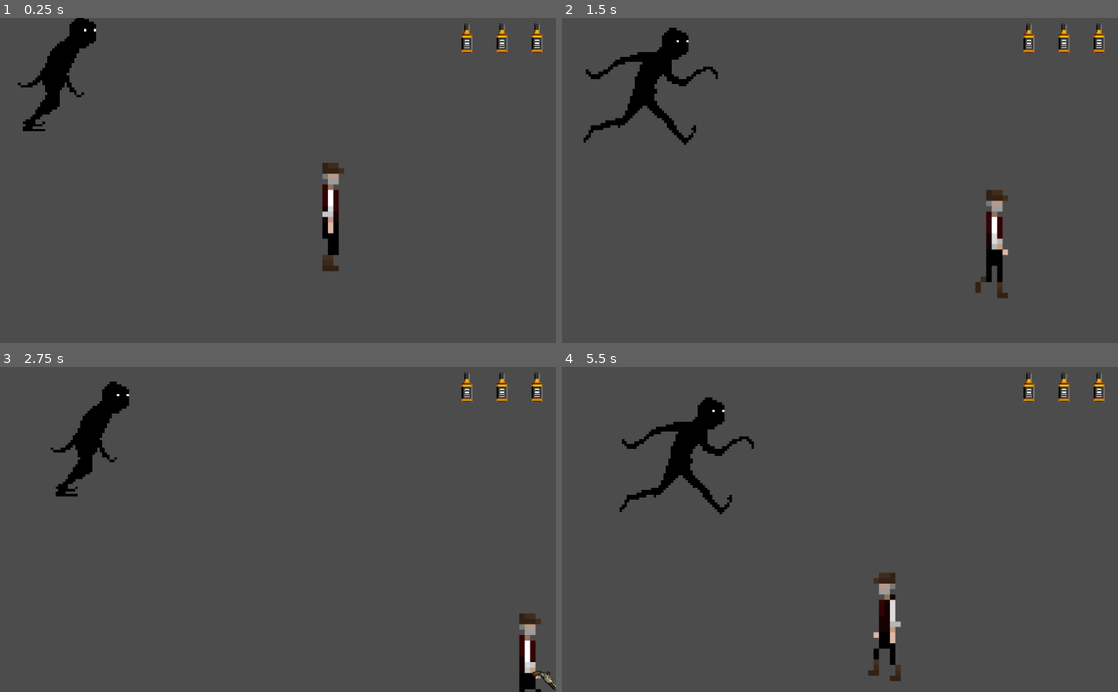
Above: before the commit, frames 1-4 (two rows, left to right).
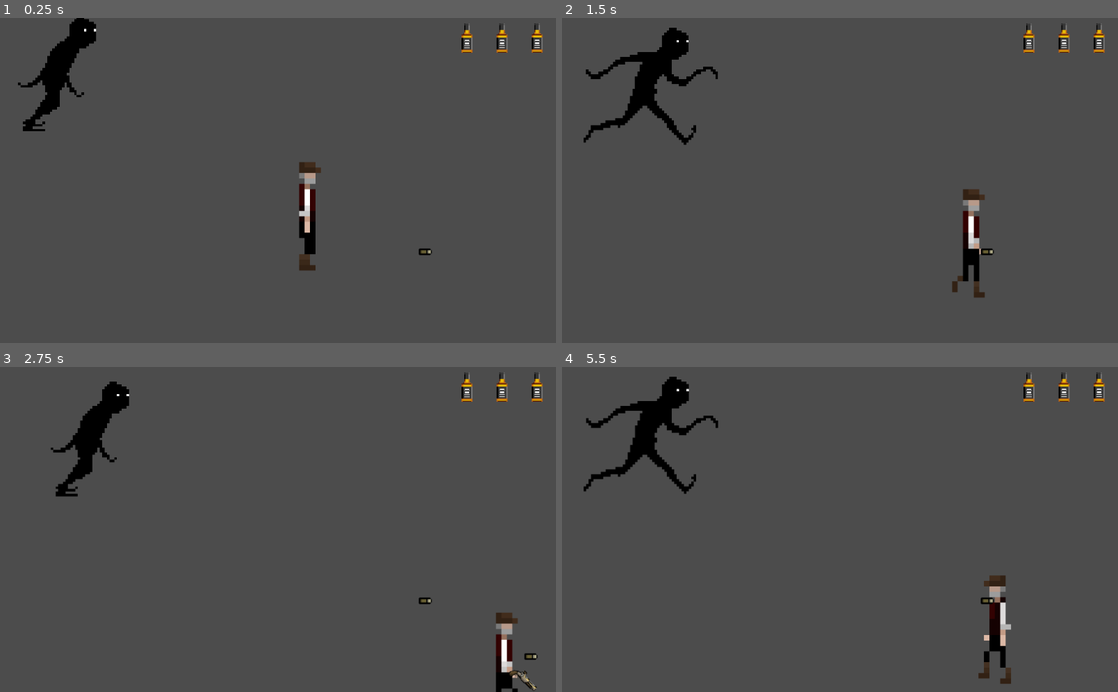
Above: after the commit, the same moments.

Repository: erickpea29/FinalDV
Game: Godot game, scene res://Pruebas.tscn
Two runs of this game, one before a commit and one after it. Both use one fixed random seed, a clock stepped at 60 frames per second and the inputs below. This scene is started directly instead of the project's main scene. Sound files missing from this copy of the repository are replaced by a short silence.
Inputs (mouse positions are in pixels of both pictures, inside the frame that each line leads up to):
- Up to frame 1 (0.25 s): no input
- Up to frame 2 (1.5 s): move the mouse to (962, 164) at 0.52 s; hold Right (ui_right) 0.53-1.28 s; tap F (Shoot) at 0.6, 1.35 s; move the mouse to (728, 196) at 1.27 s; hold Down (ui_down) from 1.28 s (still down)
- Up to frame 3 (2.75 s): move the mouse to (333, 458) at 2.02 s; release Down (ui_down) at 2.03 s; hold Right (ui_right) from 2.03 s (still down); tap G (TakeGun) at 2.1 s; tap F (Shoot) at 2.3 s
- Up to frame 4 (5.5 s): move the mouse to (812, 594) at 2.77 s; release Right (ui_right) at 2.78 s; hold Up (ui_up) 2.78-3.53 s; tap F (Shoot) at 2.85, 3.6, 4.55, 5.1 s; move the mouse to (1006, 578) at 3.52 s; hold Left (ui_left) 3.53-5.03 s; move the mouse to (673, 480) at 4.27 s; tap G (TakeGun) at 4.35 s; move the mouse to (867, 529) at 5.02 s; hold Down (ui_down) from 5.03 s (still down)

The runs differ from the first frame. In frame 1, 1.8% of the frame differs, in the area x 53-78%, y 44-78%; in frame 2, 1.8%; in frame 3, 1.5%; in frame 4, 5.3%, in the area x 3-81%, y 2-98%.

Commit message:
Creacion logica de disparo de arma del personaje principal

Diff:
--- a/Pruebas.tscn
+++ b/Pruebas.tscn
@@ -1,8 +1,9 @@
-[gd_scene load_steps=4 format=2]
+[gd_scene load_steps=5 format=2]
 
 [ext_resource path="res://Scenes/Characters/Main_Character_Animation.tscn" type="PackedScene" id=1]
 [ext_resource path="res://Assets/enemy/Enemy.tscn" type="PackedScene" id=2]
 [ext_resource path="res://Scenes/Lives.tscn" type="PackedScene" id=3]
+[ext_resource path="res://Scenes/Objects/Gun_Bullet.tscn" type="PackedScene" id=4]
 
 [node name="Pruebas" type="Node2D"]
 
@@ -13,3 +14,6 @@
 
 [node name="Main_Character_Animation" parent="." instance=ExtResource( 1 )]
 position = Vector2( 687.308, 424.264 )
+
+[node name="Gun_Bullet" parent="." instance=ExtResource( 4 )]
+position = Vector2( 784.681, 432.819 )
--- a/Scenes/Characters/Main_Character_Animation.tscn
+++ b/Scenes/Characters/Main_Character_Animation.tscn
@@ -27,11 +27,6 @@
 "name": "Main_Character_Idle",
 "speed": 8.0
 }, {
-"frames": [ ExtResource( 4 ), ExtResource( 1 ), ExtResource( 2 ), ExtResource( 6 ), ExtResource( 5 ), ExtResource( 8 ), ExtResource( 7 ), ExtResource( 3 ) ],
-"loop": true,
-"name": "Main_Character_Walking",
-"speed": 8.0
-}, {
 "frames": [ ExtResource( 15 ) ],
 "loop": false,
 "name": "Main_Character_Gun_Idle",
@@ -46,6 +41,11 @@
 "loop": false,
 "name": "Main_Character_Shooting",
 "speed": 5.0
+}, {
+"frames": [ ExtResource( 4 ), ExtResource( 1 ), ExtResource( 2 ), ExtResource( 6 ), ExtResource( 5 ), ExtResource( 8 ), ExtResource( 7 ), ExtResource( 3 ) ],
+"loop": true,
+"name": "Main_Character_Walking",
+"speed": 8.0
 } ]
 
 [sub_resource type="CapsuleShape2D" id=2]
@@ -57,16 +57,19 @@
 collision_mask = 257
 script = ExtResource( 9 )
 
-[node name="AnimatedSprite" type="AnimatedSprite" parent="."]
-position = Vector2( 43.8406, 1.41422 )
+[node name="Player" type="AnimatedSprite" parent="."]
+position = Vector2( 1.00329, 0.154302 )
 frames = SubResource( 1 )
 animation = "Main_Character_Shooting"
+
+[node name="Gun_Sight" type="Position2D" parent="Player"]
+position = Vector2( 59.717, 8.069 )
 
 [node name="CollisionShape2D" type="CollisionShape2D" parent="."]
 position = Vector2( 4.91632, 26.1607 )
 rotation = 0.0255716
 shape = SubResource( 2 )
 
-[node name="AudioStreamPlayer2D" type="AudioStreamPlayer2D" parent="."]
+[node name="Steps_SoundEffect" type="AudioStreamPlayer2D" parent="."]
 stream = ExtResource( 10 )
 volume_db = 20.0
--- a/Scenes/Game_Intro/Menu.tscn
+++ b/Scenes/Game_Intro/Menu.tscn
@@ -166,7 +166,6 @@
 explosiveness = 0.5
 randomness = 1.0
 process_material = SubResource( 11 )
-
 [connection signal="pressed" from="Control/Start" to="." method="_on_Button_pressed"]
 [connection signal="pressed" from="Control/Instructions" to="." method="_on_Instructions_pressed"]
 [connection signal="pressed" from="Control/Exit" to="." method="_on_Exit_pressed"]
--- /dev/null
+++ b/Scenes/Objects/Gun_Bullet.tscn
@@ -0,0 +1,26 @@
+[gd_scene load_steps=4 format=2]
+
+[ext_resource path="res://Assets/Objects/Amunation.png" type="Texture" id=1]
+[ext_resource path="res://Scripts/Gun_Bullet.gd" type="Script" id=2]
+
+[sub_resource type="CapsuleShape2D" id=1]
+radius = 5.21744
+height = 13.5091
+
+[node name="Gun_Bullet" type="KinematicBody2D"]
+script = ExtResource( 2 )
+
+[node name="Sprite" type="Sprite" parent="."]
+position = Vector2( 0.701538, -0.140308 )
+rotation = 1.5708
+texture = ExtResource( 1 )
+
+[node name="CollisionShape2D" type="CollisionShape2D" parent="."]
+position = Vector2( -1.47666, -1.37656 )
+rotation = 1.5708
+shape = SubResource( 1 )
+
+[node name="VisibilityNotifier2D" type="VisibilityNotifier2D" parent="."]
+position = Vector2( -1.12085, -1.06186 )
+scale = Vector2( 1.20647, 0.598853 )
+[connection signal="screen_exited" from="VisibilityNotifier2D" to="." method="_on_VisibilityNotifier2D_screen_exited"]
--- /dev/null
+++ b/Scripts/Gun_Bullet.gd
@@ -0,0 +1,24 @@
+extends KinematicBody2D
+
+#Declaracion de variables
+var velocidad = 250 #Velocidad de la bala
+var movimiento = Vector2() #Vector de movimiento de la bala
+
+# Called when the node enters the scene tree for the first time.
+func _ready():
+	pass # Replace with function body.
+
+func inicio(posicion_inicial, movimiento_vista):
+	if movimiento_vista:
+		position = -posicion_inicial
+		movimiento = Vector2(-velocidad, 0)
+	else:
+		position = posicion_inicial
+		movimiento = Vector2(velocidad, 0)
+
+# Called every frame. 'delta' is the elapsed time since the previous frame.
+func _physics_process(delta):
+	move_and_collide(movimiento * delta)
+
+func _on_VisibilityNotifier2D_screen_exited():
+	queue_free()
--- a/Scripts/Main_Character_Animation.gd
+++ b/Scripts/Main_Character_Animation.gd
@@ -4,7 +4,8 @@
 var movimiento = Vector2() #Vector de movimiento de la velocidad
 var con_slide = true #Variable para cambiar entre move_and_slide() y move_and_collide()
 var arma = false
-#var dispara = false
+var dispara_bala = preload("res://Scenes/Objects/Gun_Bullet.tscn")
+var vista
 
 func _ready():
 	self.global_position = Global.player_initial_map_position
@@ -12,10 +13,12 @@
 func get_input():
 	movimiento = Vector2()
 	if Input.is_action_pressed('ui_right'):
-		$AnimatedSprite.flip_h = false #Si el personaje gira a la derecha
+		$Player.flip_h = false #Si el personaje gira a la derecha
+		vista = false
 		movimiento.x += 1
 	if Input.is_action_pressed('ui_left'):
-		$AnimatedSprite.flip_h = true #Si el personaje gira a la izquierda
+		$Player.flip_h = true #Si el personaje gira a la izquierda
+		vista = true
 		movimiento.x -= 1
 	if Input.is_action_pressed('ui_down'):
 		movimiento.y += 1
@@ -26,22 +29,29 @@
 
 	if Input.is_action_just_pressed("TakeGun"):
 		arma = !arma
+	#Verificamos que el personaje este en movimiento
+	if movimiento.x != 0 || movimiento.y != 0:
+		$Player.playing = true #Iniciamos las animaciones
+		if arma: #Verificamos que el personaje tenga o no arma para cambiar al sprite correspondiente
+			$Player.animation = "Main_Character_Gun_Walking"#Sprite del personaje cuando esta moviendose y tiene arma
+		else:
+			$Player.animation = "Main_Character_Walking" #Sprite del personaje cuando esta moviendose y no tiene arma
+	else: #Si no está en movimiento verificamos que tenga o no arma
+		if arma:
+			$Player.animation = "Main_Character_Shooting" #Sprite del personaje cuando está quieto y tiene arma
+		else:
+			$Player.animation = "Main_Character_Idle" #Sprite del personaje cuando está quieto y no tiene arma
+		$Steps_SoundEffect.pitch_scale = rand_range(0.8, 1.2) #Modulacion del sonido de los efectos de pasos del personaje
+		$Steps_SoundEffect.play() #Efecto de sonido de pasos del personaje
+	#Verificamos que tenga arma y que se haya presionado F (disparo)
+	if arma && Input.is_action_just_pressed("Shoot"):
+		shoot() #Funcion que genera la bala y realiza el disparo
 
-	if movimiento.x != 0 || movimiento.y != 0:
-		#dispara = false
-		$AnimatedSprite.playing = true
-		if arma:
-			$AnimatedSprite.animation = "Main_Character_Gun_Walking"
-		else:
-			$AnimatedSprite.animation = "Main_Character_Walking"
-			#$KinematicBody2D.flip_h = movimiento.x < 0
-	else:
-		if arma:
-			$AnimatedSprite.animation = "Main_Character_Shooting"
-		else:
-			$AnimatedSprite.animation = "Main_Character_Idle"
-		$AudioStreamPlayer2D.pitch_scale = rand_range(0.8, 1.2)
-		$AudioStreamPlayer2D.play()
+#Funcion para generar la bala y animar el disparo del arma del personaje
+func shoot():
+	var bala = dispara_bala.instance() #Instanciamos la bala
+	bala.inicio($Player/Gun_Sight.global_position, vista) #Iniciamos valores de posicion para generar el disparo
+	get_parent().add_child(bala) #Agregamos la escena de la bala
 
 func _physics_process(delta):
 	get_input()
Renamed: Scenes/Continue_Button.tscn -> Scenes/Objects/Continue_Button.tscn
Renamed: Scenes/Exit_Button.tscn -> Scenes/Objects/Exit_Button.tscn
